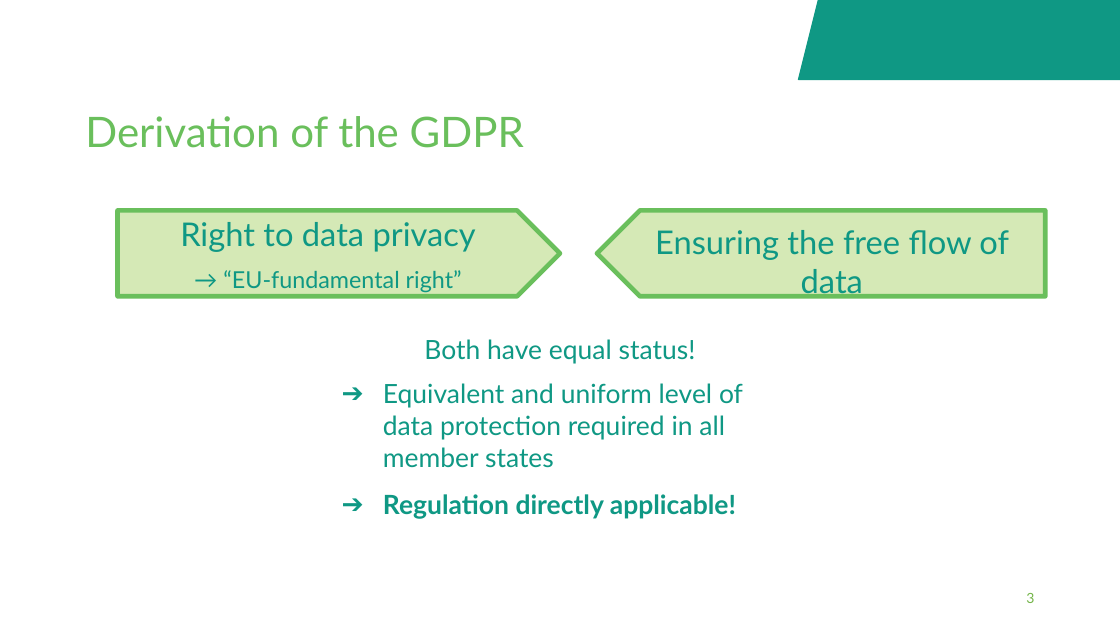
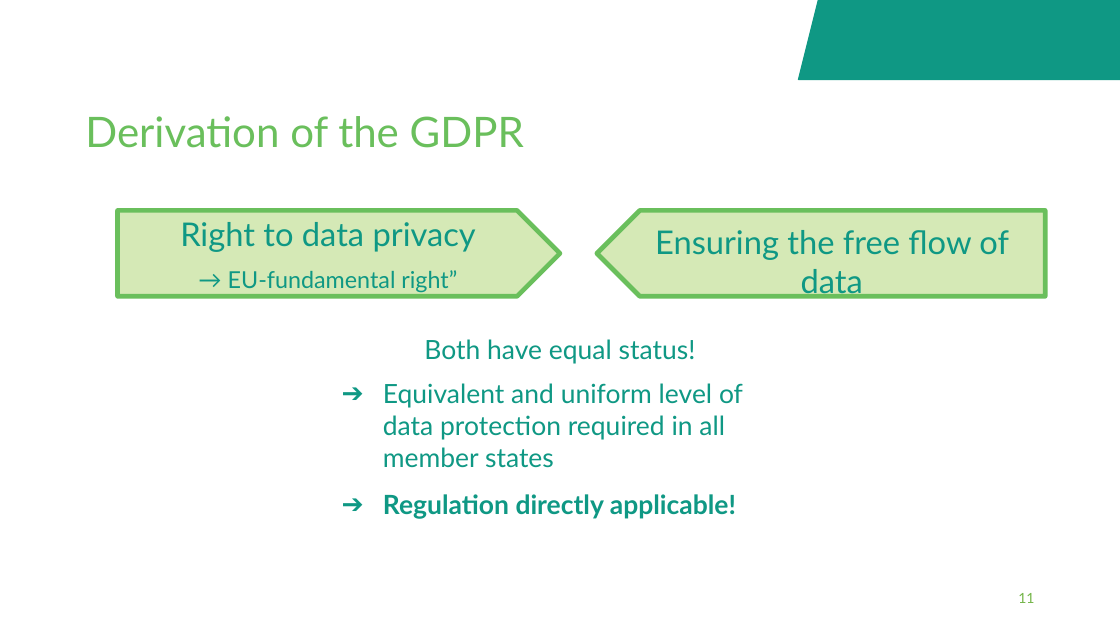
Before and after one commit to fairagro/FAIRagro_Modular-RDM-Training-Material, a slide deck: slide 11 of FAIRagro_Trainings_planned/2026-11_YSM_JKI/20261117-09-Responsible-Handling-20min-Bosse.odp (slide 3 before the commit). Drawn at 1120x630 pixels with LibreOffice and Linux fonts; fonts in the diff are those of the drawing; background and template pictures are left out. Boxes give left, top, right and bottom in pixels: in the first picture for what was removed or moved away, otherwise in the second. Text is boxed around its words. In the diff, an @@ line names an element or a change of style, - is before the commit and + after.

Commit message:
fix typos and update YSM Slides

```diff
--- a/FAIRagro_Trainings_planned/2026-11_YSM_JKI/20261117-09-Responsible-Handling-20min-Bosse.odp
+++ b/FAIRagro_Trainings_planned/2026-11_YSM_JKI/20261117-09-Responsible-Handling-20min-Bosse.odp
@@ text in pentagon arrow at [228, 270, 457, 293]: text changed @@
-→ “EU-fundamental right”
+→ EU-fundamental right”
@@ page number at [1018, 593, 1034, 603]: text changed @@
-3
+11
```
Also in this commit, not shown: 1 other slide changed, 9 slides added, 1 slide removed, 11 other files.
